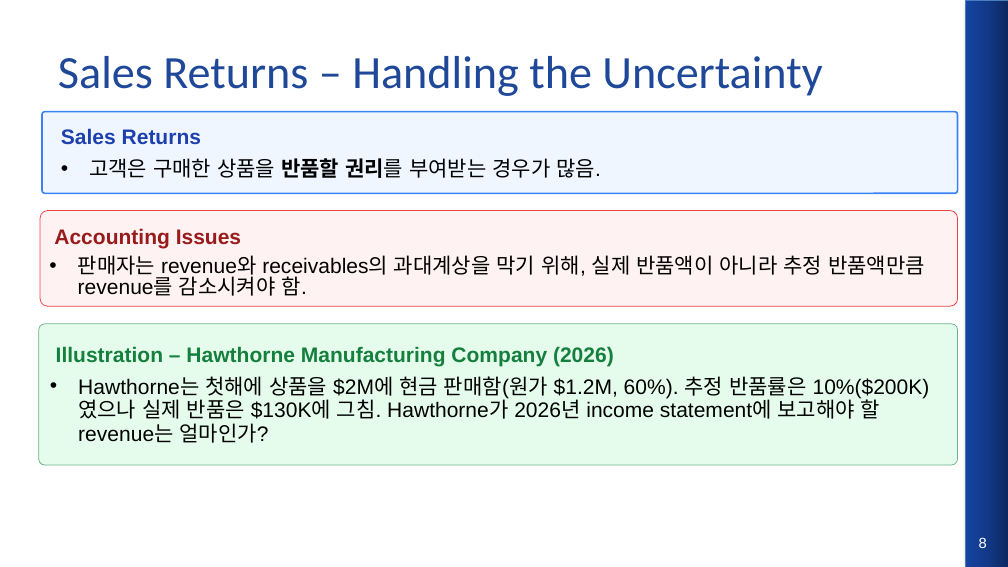
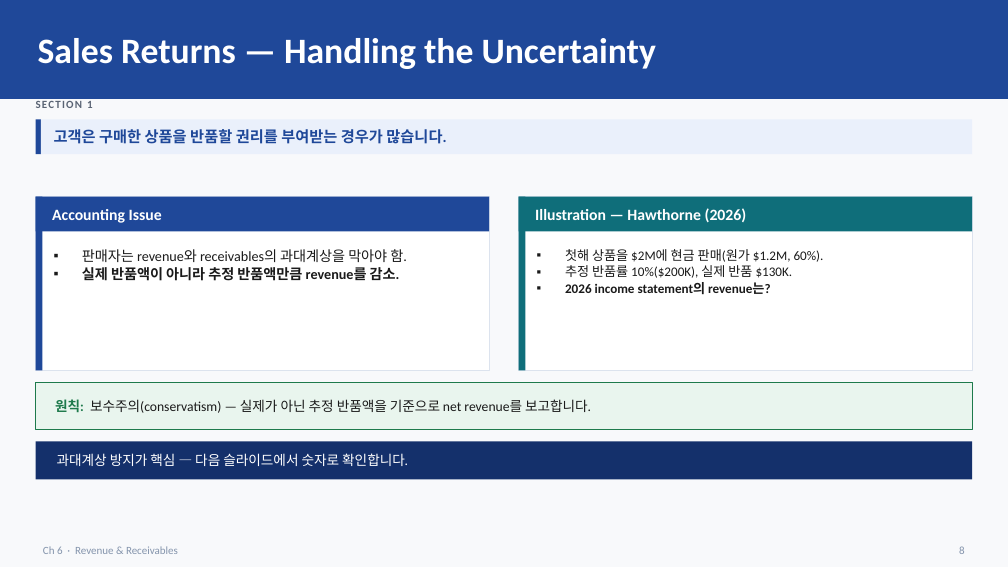
Before and after one commit to keejae/financial-accounting, a slide deck: slide 8 of files/week2/korean/Wk2_L7_slides.pptx. Drawn at 1008x567 pixels with LibreOffice and Linux fonts; fonts in the diff are those of the drawing. Boxes give left, top, right and bottom in pixels: in the first picture for what was removed or moved away, otherwise in the second. Text is boxed around its words. In the diff, an @@ line names an element or a change of style, - is before the commit and + after.

```diff
--- a/files/week2/korean/Wk2_L7_slides.pptx
+++ b/files/week2/korean/Wk2_L7_slides.pptx
@@ background #FFFFFF to #F8F9FB @@
@@ rectangle added at (0,0,1008,99), fill #1F4899 @@
@@ rectangle removed at (966,0,1008,567) @@
@@ text at (38,38,656,69): text changed; size 44 to 34 pt; text colour #1F4899 to #FFFFFF; bold on @@
-Sales Returns – Handling the Uncertainty
+Sales Returns — Handling the Uncertainty
@@ rectangle added at (36,119,41,154), fill #1F4899 @@
@@ rectangle added at (41,119,972,154), fill #EAF0FB @@
@@ rounded rectangle removed at (42,112,958,194) @@
@@ text "고객은 구매한 상품을 반품할 권리를 ..." at (54,129,446,144): vertical alignment top to middle @@
@@ text added at (87,101,93,108), 10.5 pt, text #5A6474, bold @@
+SECTION 1
@@ text at (54,129,446,144): text changed; size 20 to 14.5 pt; font Arial to Calibri; text colour #000000 to #1F4899; bold on @@
-Sales Returns
-• 고객은 구매한 상품을 반품할 권리를 부여받는 경우가 많음.
+고객은 구매한 상품을 반품할 권리를 부여받는 경우가 많습니다.
@@ rectangle added at (36,197,489,371), fill #FFFFFF, outline #DCE3EE 1 pt @@
@@ rectangle added at (36,197,42,371), fill #1F4899 @@
@@ rectangle added at (36,197,489,231), fill #1F4899 @@
@@ text added at (52,209,162,223), 15 pt, text #FFFFFF, bold @@
+Accounting Issue
@@ rectangle added at (519,197,972,371), fill #FFFFFF, outline #DCE3EE 1 pt @@
@@ rectangle added at (519,197,526,371), fill #0F6E7A @@
@@ rectangle added at (519,197,972,231), fill #0F6E7A @@
@@ text added at (535,208,747,222), 15 pt, text #FFFFFF, bold @@
+Illustration — Hawthorne (2026)
@@ rounded rectangle removed at (40,211,958,307) @@
@@ text at (82,249,407,281): text changed; size 20 to 13.5 pt; font Arial to Calibri; text colour #000000 to #1A1A1A @@
-Accounting Issues
-• 판매자는 revenue와 receivables의 과대계상을 막기 위해, 실제 반품액이 아니라 추정 반품액만큼 revenue를 감소시켜야 함.
+▪ 판매자는 revenue와 receivables의 과대계상을 막아야 함.
+▪ 실제 반품액이 아니라 추정 반품액만큼 revenue를 감소.
@@ text at (565,249,824,295): text changed; size 20 to 12.5 pt; font Arial to Calibri; text colour #000000 to #1A1A1A @@
-Illustration – Hawthorne Manufacturing Company (2026)
-• Hawthorne는 첫해에 상품을 $2M에 현금 판매함(원가 $1.2M, 60%). 추정 반품률은 10%($200K)였으나 실제 반품은 $130K에 그침. Hawthorne가 2026년 income statement에 보고해야 할 revenue는 얼마인가?
+▪ 첫해 상품을 $2M에 현금 판매(원가 $1.2M, 60%).
+▪ 추정 반품률 10%($200K), 실제 반품 $130K.
+▪ 2026 income statement의 revenue는?
@@ rounded rectangle removed at (39,324,957,465) @@
@@ rectangle added at (36,383,972,430), fill #E9F5EE, outline #1E7A4C 1 pt @@
@@ text added at (55,399,591,413), 13 pt, text #1A1A1A @@
+원칙: 보수주의(conservatism) — 실제가 아닌 추정 반품액을 기준으로 net revenue를 보고합니다.
@@ rectangle added at (36,442,972,479), fill #14306B @@
@@ text added at (57,453,408,466), 13 pt, text #FFFFFF @@
+과대계상 방지가 핵심 — 다음 슬라이드에서 숫자로 확인합니다.
@@ text added at (43,546,178,554), 10.5 pt, text #8494AC @@
+Ch 6 · Revenue & Receivables
@@ text "8": place and size @@
-text "8" at (979,537,987,548)
+text "8" at (959,546,965,554)
@@ text "8" at (959,546,965,554): size 14 to 10.5 pt, font Arial to Calibri, text colour #FFFFFF to #8494AC; alignment centre to right; vertical alignment top to middle @@
```
Also in this commit, not shown: 16 other slides changed, 8 slides added, 7 slides removed, 7 other files.
